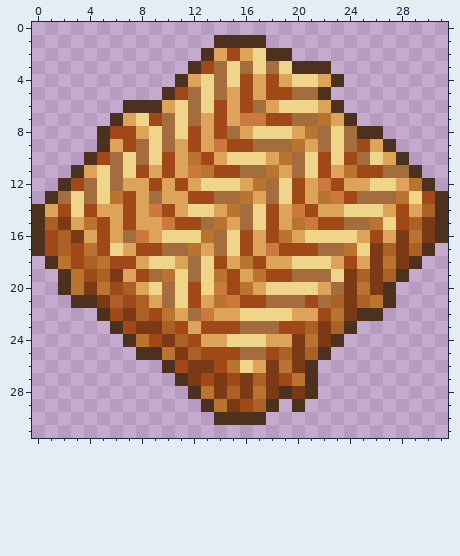
Edited in one commit: pixel-art sprite (icons/32.png). This is how it looked before the edit.
The file is 32x32 pixels.
Once edited:
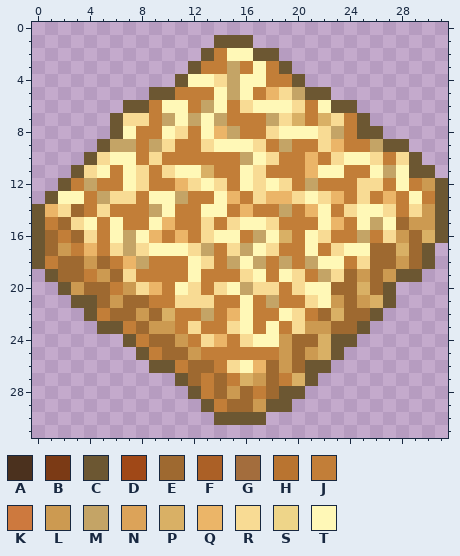
Palette (. is transparent): A #4b311e  B #7b3a15  C #6c5732  D #a04817  E #9e6930  F #ab6026  G #a36d3d  H #b97430  J #c27e38  K #cd793e  L #cc9a51  M #c4a466  N #dca359  P #d9b065  Q #ebb568  R #f8db94  S #eed589  T #fff8b7
Changes in this commit:
@@ x 0..31 @@
  0 ................................
- 1 ..............AAAA..............
- 2 .............ANDNSAA............
- 3 ............ADGSGSGSAAA.........
- 4 ...........ANSGSDNDNSSNA........
- 5 ..........ADGSGNDNDDGGA.........
- 6 .......AAANSGSDNDGNSSSNA........
- 7 ......ANSDGSGNDNKKDDGGHNA.......
- 8 .....ADDNSGSDNDGNSSSNHGSGAA.....
- 9 .....ANDGSGNDNKDDGGGHNGSGDNA....
-10 ....ADGSGSDNHDNSSSNHGSDSDGSNA...
-11 ...ANSGSDNDNKHDDGGHNGSDNHDDGGA..
-12 ..ADGSGNNDNDNSSSNHGSDNKDNNSSNHA.
-13 .AGSGSHDNGNNDDGGHNGSDNHKDGGGHSDA
-14 ANDSDNNDNKDNSSNHGSDNKDNNSSSNDNFA
-15 AFBNHDNDNNKDDGHNGSDNHKDDGGHSDFBA
-16 ADFBNDNGKNSSSHGSDNDHNSSSSNDNBHBA
-17 ADFDHDSNDDGGHNGSDNKDDDGGHSBFBFA.
-18 .AHDFHDDNSSNGSDNHDNNSSSNDNBHBA..
-19 ..AHDFBNDGHSGSHDNHDDGGGSBFBFA...
-20 ..AHBHDFNSGSDSKDHNSSSSNGBHBA....
-21 ...AABFDFNGSDNHKDDGGGDGFBFHA....
-22 .....ADBFDHNGKNNSSSSNNDHBAA.....
-23 ......ADBBFDNDDDGGGDDFBFA.......
-24 .......AHDBFDNNSSSNNBHBA........
-25 ........AAHBFDDDGGDFBFA.........
-26 ..........ADBBDHSNBHBA..........
-27 ...........ABDBDBFBDHA..........
-28 ............AHBFBHBABA..........
-29 .............AHBDFA.A...........
-30 ..............AAAA..............
+ 1 ..............CCC...............
+ 2 .............CJTTCC.............
+ 3 ............CJJMJTJC............
+ 4 ...........CTTRMTTJJC...........
+ 5 .........CCJJJTMTJQRMCC.........
+ 6 .......CCJTTJMTJRTTTRJTCC.......
+ 7 ......CRRJMTMTMJJJMRPJPRJC......
+ 8 ......CTJJTRJTQMJJRTTTRMJCC.....
+ 9 .....CMMJMRJJRTTTRJMJJRQJJMCC...
+10 ....CRTTJRJJJJJJMTRJJQJRTTRJRC..
+11 ...CRTJTRJRTTPJJTRJJJQTTJJTMTCC.
+12 ..CJMJJTRJJQRTRJTRTRJMJJJRRJTJLC
+13 .CTTJMRRJTTMJJTQJRQQRTRQJRJQJTJC
+14 CQREJRJJJMTJJTTJQJJMJQTJRTTRJRLC
+15 CJERTJTJJTQJJRJRTTRJJJTQJTMTELLC
+16 CEJERJTMTQJQJRTTJMTPJTRJJMJRLEPC
+17 CELJQJRMRTTTRMJRMTRJJTJRTTEEPEC.
+18 CJEELEJQMJJJTRJMTMJMJMTTJREELEC.
+19 .CEEJLERJJJJTJJJRTJTRJMRELELCC..
+20 ..CLEEJLRQJTRJRTMRRJRTTEEPEC....
+21 ...CCELEEJJRRRJJTJMJJRTLELPC....
+22 ....CJEELEPJJMJQTJJTRJEPEEC.....
+23 .....CCJELLJRJJRTJTJRLLEEC......
+24 .......CJEELJRQJRTTLEEPCC.......
+25 ........CJEELJJJJJJLELPC........
+26 .........CCJEEJRTQELECC.........
+27 ...........CEJEJPLEJPC..........
+28 ............CJELEJECC...........
+29 .............CJEELCC............
+30 ..............CCCC..............
 31 ................................
Changed places in both pictures, as pixel boxes (x1, y1, x2, y2):
changed: (32, 35, 448, 425)
